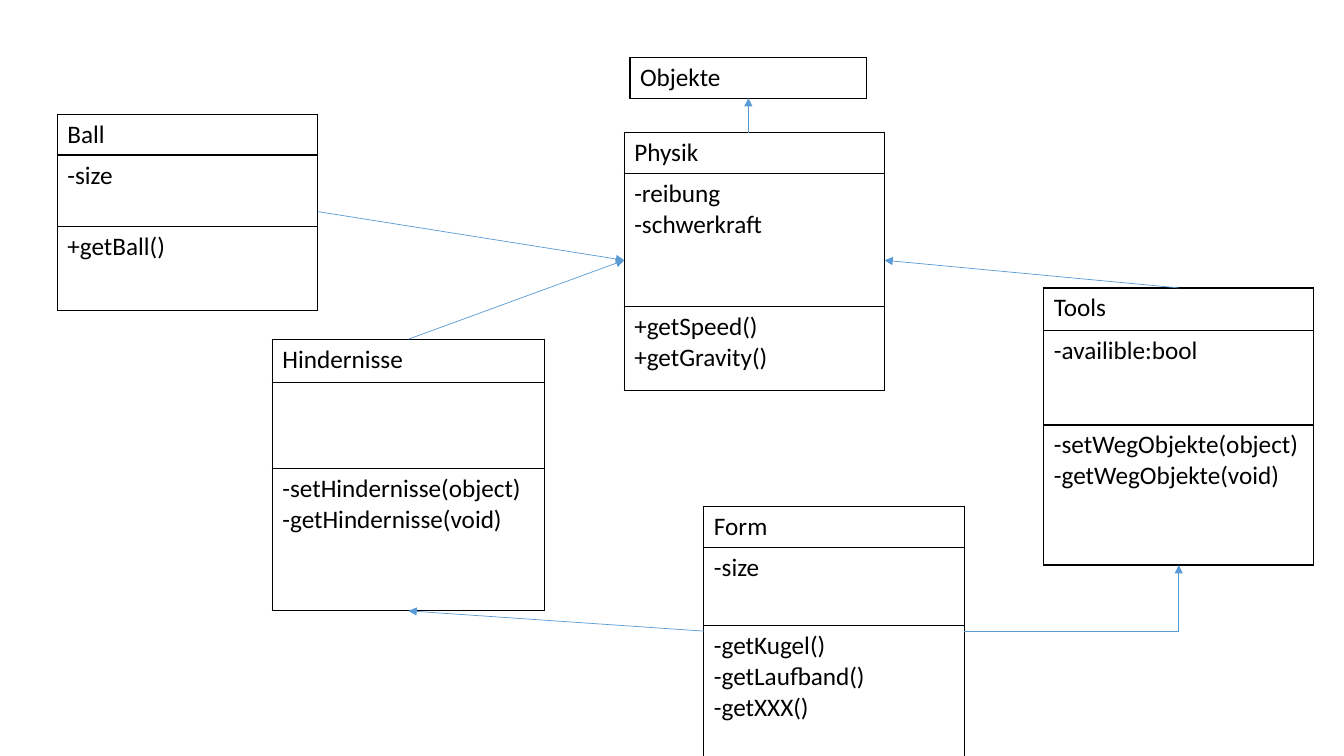
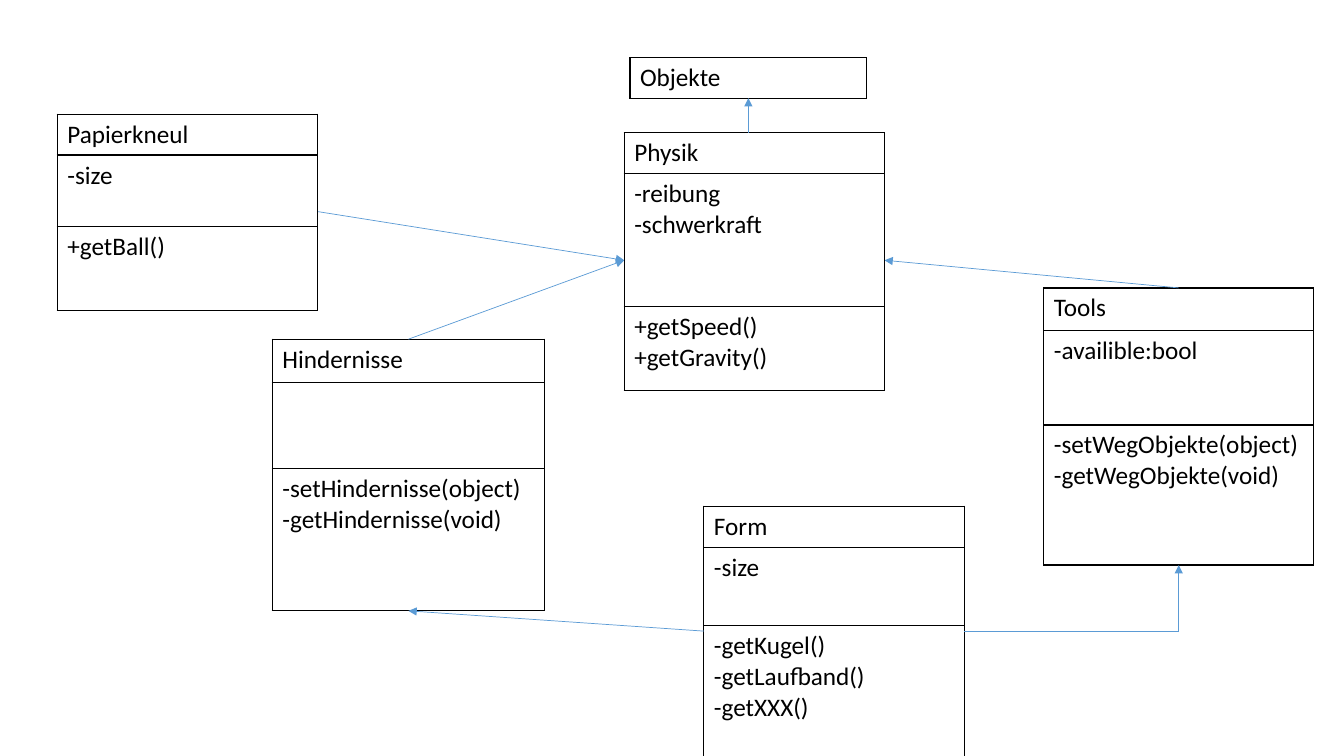
Before and after one commit to jonnyyx/Hole-in-One, a slide deck: slide 9 of BallFall.pptx. Drawn at 1344x756 pixels with LibreOffice and Linux fonts; fonts in the diff are those of the drawing. Boxes give left, top, right and bottom in pixels: in the first picture for what was removed or moved away, otherwise in the second. Text is boxed around its words. In the diff, an @@ line names an element or a change of style, - is before the commit and + after.

Commit message:
Aktuelles Design Papierkneul

```diff
--- a/BallFall.pptx
+++ b/BallFall.pptx
@@ table at box(57, 114, 318, 309) @@
-row 1, column 1: Ball
+row 1, column 1: Papierkneul
```
Also in this commit, not shown: 3 other slides changed.
